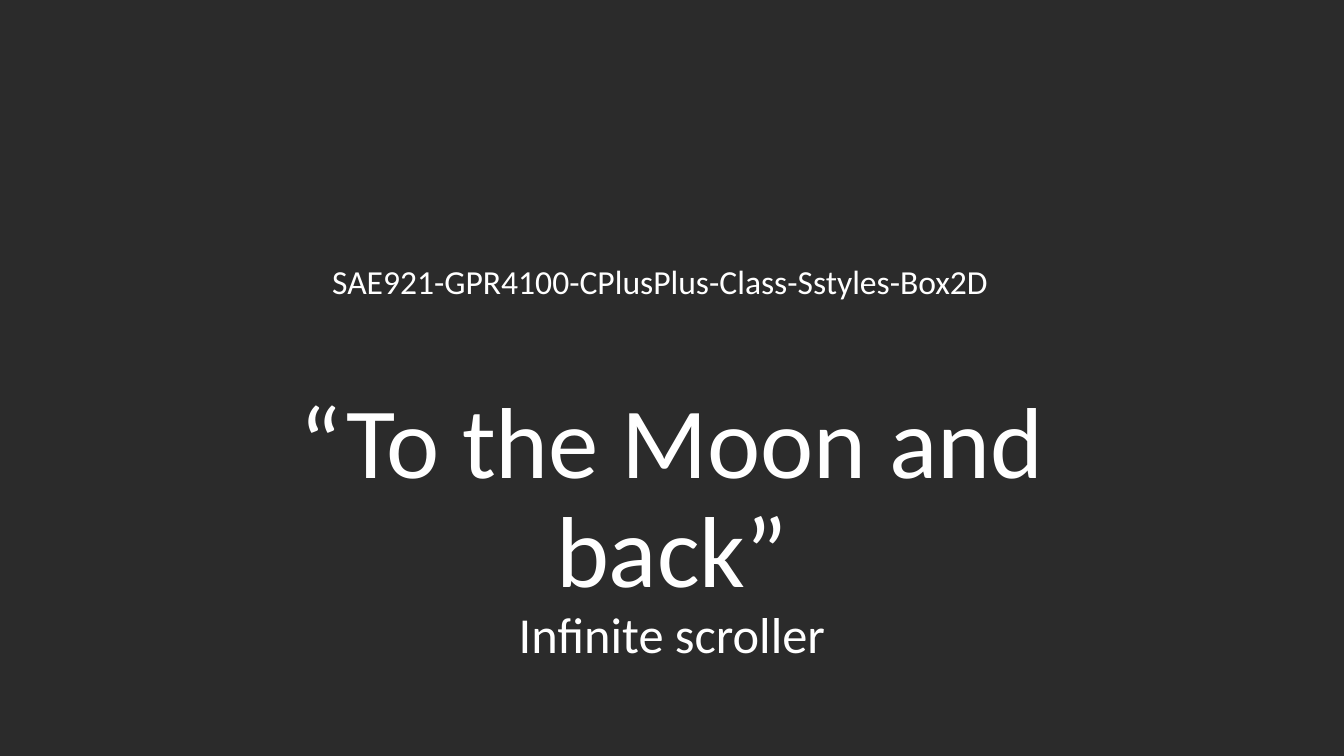
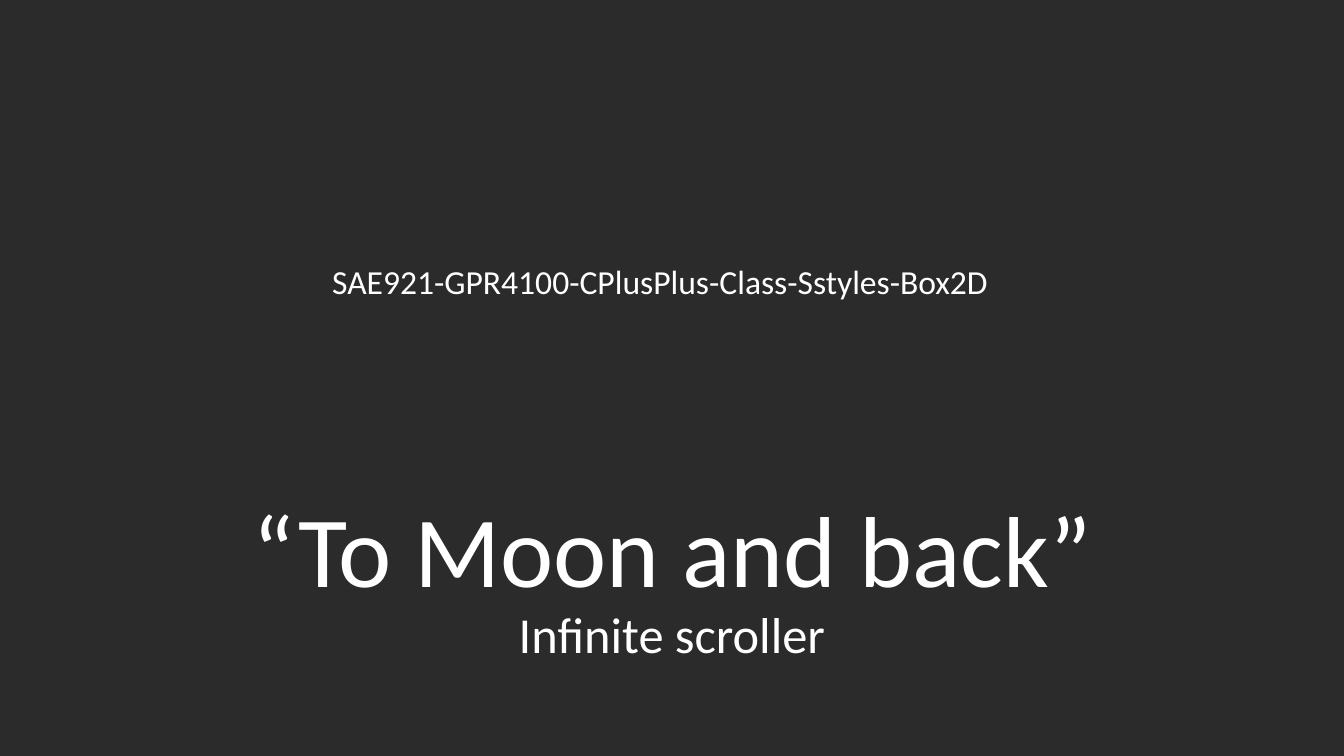
Before and after one commit to SStyles93/SAE921-GPR4100-CPlusPlus-Class-SStyles-Box2D-ToTheMoon, a slide deck: slide 1 of To the Moon and back.pptx. Drawn at 1344x756 pixels with LibreOffice and Linux fonts; fonts in the diff are those of the drawing; background and template pictures are left out; a plain dark background stands for a picture behind light text. Boxes give left, top, right and bottom in pixels: in the first picture for what was removed or moved away, otherwise in the second. Text is boxed around its words. In the diff, an @@ line names an element or a change of style, - is before the commit and + after.

```diff
--- a/To the Moon and back.pptx
+++ b/To the Moon and back.pptx
@@ title at [252, 514, 1092, 654]: text changed; size 72 to 36 pt @@
-“To the Moon and back”
-Infinite scroller
+“To Moon and back”
+Infinite scroller
```
Also in this commit, not shown: 4 other slides changed, 1 slide added, 1 slide removed, 14 other files.
